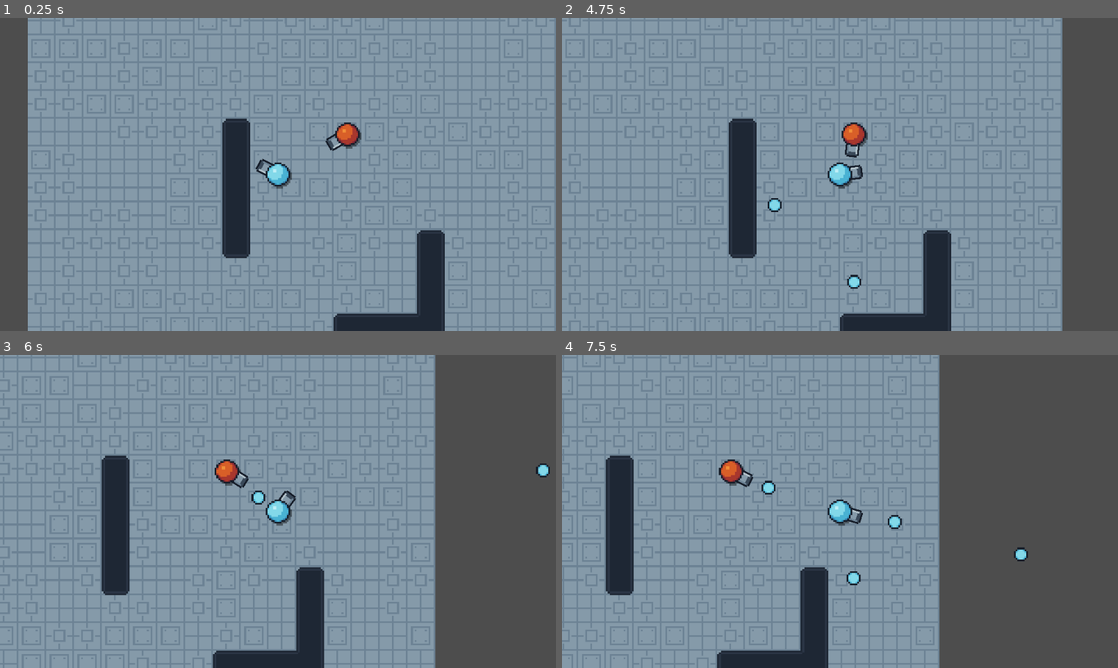
Above: before the commit, frames 1-4 (two rows, left to right).
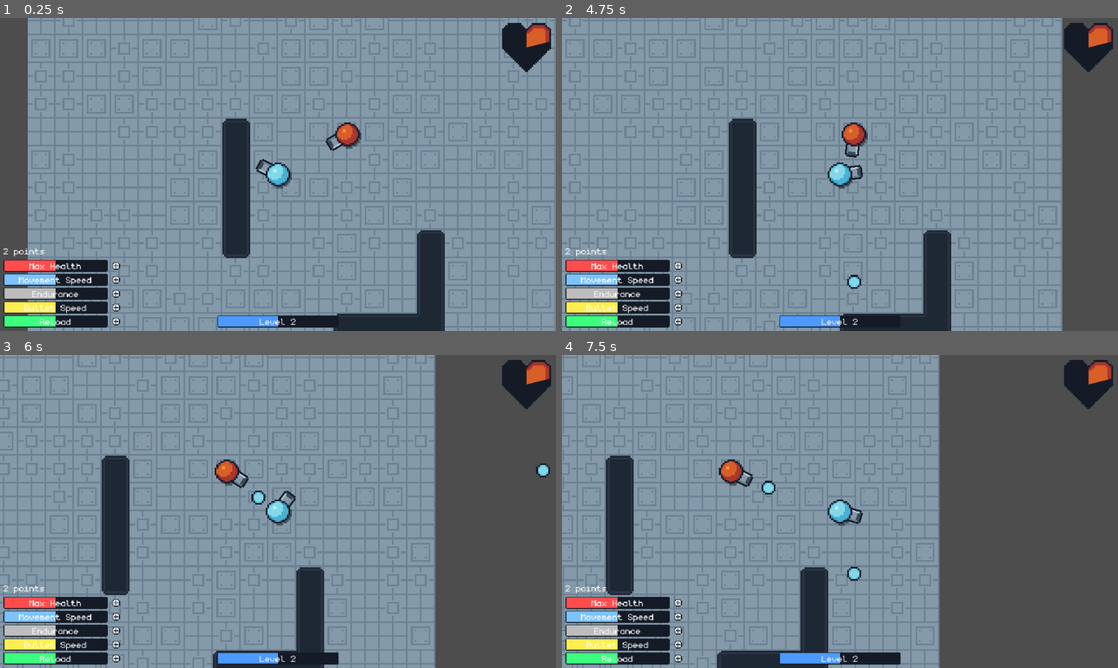
Above: after the commit, the same moments.

Repository: WirelessNine/Geometry-Shooter
Game: Godot game, scene res://scenes/main/game.tscn
Two runs of this game, one before a commit and one after it. Both use one fixed random seed, a clock stepped at 60 frames per second and the inputs below. Before the commit the project starts from res://scenes/main/world.tscn.
Inputs (mouse positions are in pixels of both pictures, inside the frame that each line leads up to):
- Up to frame 1 (0.25 s): no input
- Up to frame 2 (4.75 s): click (678, 265) at 0.52 s; click (678, 280) at 1.27 s; click (678, 293) at 2.02 s; click (678, 305) at 2.77 s; click (678, 321) at 3.52 s; tap Enter (ui_accept) at 4.25, 4.52 s; move the mouse to (962, 158) at 4.27 s; press the mouse at (962, 158) at 4.28 s; hold D (right) from 4.28 s (still down)
- Up to frame 3 (6 s): release D (right) at 5 s; release the mouse at (400, 495) at 5 s; drag from (166, 527) to (322, 502) at 5.02 s; move the mouse to (333, 442) at 5.77 s; hold D (right) from 5.78 s (still down); tap I at 5.85 s
- Up to frame 4 (7.5 s): release D (right) at 6.5 s; drag from (812, 574) to (673, 464) at 6.52 s; move the mouse to (1006, 558) at 7.27 s; press the mouse at (1006, 558) at 7.28 s; hold A (left) from 7.28 s (still down)

The runs differ from the first frame. In frame 1, 5.8% of the frame differs, in the area x 0-100%, y 1-99%; in frame 2, 5.6%; in frame 3, 5.5%; in frame 4, 6.1%.

Commit message:
Add HUD

Diff:
--- a/project.godot
+++ b/project.godot
@@ -11,7 +11,7 @@
 [application]
 
 config/name="Geometry-Shooter"
-run/main_scene="uid://cq5npwj1o3jw4"
+run/main_scene="uid://bvn1giramf7ti"
 config/features=PackedStringArray("4.7", "GL Compatibility")
 config/icon="res://icon.svg"
 
@@ -32,6 +32,7 @@
 window/size/window_height_override=720
 window/stretch/mode="canvas_items"
 window/stretch/aspect="expand"
+window/main_scene="uid://bvn1giramf7ti"
 
 [editor_plugins]
 
--- /dev/null
+++ b/resources/labels/default_settings.tres
@@ -0,0 +1,6 @@
+[gd_resource type="LabelSettings" format=3 uid="uid://7iv8y7rcm25r"]
+
+[ext_resource type="FontFile" uid="uid://cxt72jhnnqlwb" path="res://assets/fonts/monogram-extended.ttf" id="1_7i6do"]
+
+[resource]
+font = ExtResource("1_7i6do")
--- /dev/null
+++ b/resources/textures/ui/add_button.tres
@@ -0,0 +1,7 @@
+[gd_resource type="AtlasTexture" format=3 uid="uid://ca2way0rlbaym"]
+
+[ext_resource type="Texture2D" uid="uid://bmjcn332lypa0" path="res://assets/spritesheets/ui.png" id="1_fsann"]
+
+[resource]
+atlas = ExtResource("1_fsann")
+region = Rect2(3, 20, 9, 9)
--- /dev/null
+++ b/resources/textures/ui/add_button_disabled.tres
@@ -0,0 +1,7 @@
+[gd_resource type="AtlasTexture" format=3 uid="uid://3c0xxcwk86qu"]
+
+[ext_resource type="Texture2D" uid="uid://bmjcn332lypa0" path="res://assets/spritesheets/ui.png" id="1_2lay0"]
+
+[resource]
+atlas = ExtResource("1_2lay0")
+region = Rect2(19, 20, 9, 9)
--- /dev/null
+++ b/resources/textures/ui/heart_bg.tres
@@ -0,0 +1,7 @@
+[gd_resource type="AtlasTexture" format=3 uid="uid://bqbbae1g0pi6"]
+
+[ext_resource type="Texture2D" uid="uid://bmjcn332lypa0" path="res://assets/spritesheets/ui.png" id="1_q0nlx"]
+
+[resource]
+atlas = ExtResource("1_q0nlx")
+region = Rect2(32, 0, 32, 32)
--- /dev/null
+++ b/resources/textures/ui/heart_fil.tres
@@ -0,0 +1,7 @@
+[gd_resource type="AtlasTexture" format=3 uid="uid://dksbow5d76dkc"]
+
+[ext_resource type="Texture2D" uid="uid://bmjcn332lypa0" path="res://assets/spritesheets/ui.png" id="1_d2b4l"]
+
+[resource]
+atlas = ExtResource("1_d2b4l")
+region = Rect2(32, 32, 32, 32)
--- /dev/null
+++ b/resources/textures/ui/progress_bg.tres
@@ -0,0 +1,7 @@
+[gd_resource type="AtlasTexture" format=3 uid="uid://1jpyqgepyqv4"]
+
+[ext_resource type="Texture2D" uid="uid://bmjcn332lypa0" path="res://assets/spritesheets/ui.png" id="1_xuqbd"]
+
+[resource]
+atlas = ExtResource("1_xuqbd")
+region = Rect2(0, 0, 16, 16)
--- /dev/null
+++ b/resources/textures/ui/progress_fill.tres
@@ -0,0 +1,7 @@
+[gd_resource type="AtlasTexture" format=3 uid="uid://daffk4q1ymstx"]
+
+[ext_resource type="Texture2D" uid="uid://bmjcn332lypa0" path="res://assets/spritesheets/ui.png" id="1_1aslx"]
+
+[resource]
+atlas = ExtResource("1_1aslx")
+region = Rect2(16, 0, 16, 16)
--- a/scenes/bullets/basic_bullet.tscn
+++ b/scenes/bullets/basic_bullet.tscn
@@ -10,7 +10,6 @@
 collision_layer = 0
 script = ExtResource("1_rnx8j")
 damage = 5
-max_pierces = 10
 metadata/_custom_type_script = "uid://dyqlucbo7husr"
 
 [node name="Sprite2D" type="Sprite2D" parent="." unique_id=1233835429]
--- /dev/null
+++ b/scenes/main/game.tscn
@@ -0,0 +1,12 @@
+[gd_scene format=3 uid="uid://bvn1giramf7ti"]
+
+[ext_resource type="PackedScene" uid="uid://qtf83fswfkqi" path="res://scenes/ui/hud.tscn" id="1_e64el"]
+[ext_resource type="PackedScene" uid="uid://cq5npwj1o3jw4" path="res://scenes/main/world.tscn" id="1_ma5rq"]
+
+[node name="Game" type="Node" unique_id=1346863584]
+
+[node name="World" parent="." unique_id=1940027194 instance=ExtResource("1_ma5rq")]
+
+[node name="CanvasLayer" type="CanvasLayer" parent="." unique_id=237034036]
+
+[node name="HUD" parent="CanvasLayer" unique_id=1444111960 instance=ExtResource("1_e64el")]
--- /dev/null
+++ b/scenes/ui/hud.gd
@@ -0,0 +1 @@
+extends MarginContainer
--- /dev/null
+++ b/scenes/ui/hud.tscn
@@ -0,0 +1,255 @@
+[gd_scene format=3 uid="uid://qtf83fswfkqi"]
+
+[ext_resource type="Texture2D" uid="uid://1jpyqgepyqv4" path="res://resources/textures/ui/progress_bg.tres" id="1_0mwgc"]
+[ext_resource type="Texture2D" uid="uid://bqbbae1g0pi6" path="res://resources/textures/ui/heart_bg.tres" id="1_gss2c"]
+[ext_resource type="Script" uid="uid://b7c2kgxpvcop0" path="res://scenes/ui/hud.gd" id="1_h022r"]
+[ext_resource type="Texture2D" uid="uid://ca2way0rlbaym" path="res://resources/textures/ui/add_button.tres" id="2_8qguk"]
+[ext_resource type="LabelSettings" uid="uid://7iv8y7rcm25r" path="res://resources/labels/default_settings.tres" id="2_gss2c"]
+[ext_resource type="Texture2D" uid="uid://dksbow5d76dkc" path="res://resources/textures/ui/heart_fil.tres" id="2_h022r"]
+[ext_resource type="Texture2D" uid="uid://daffk4q1ymstx" path="res://resources/textures/ui/progress_fill.tres" id="2_hqnrr"]
+[ext_resource type="Texture2D" uid="uid://3c0xxcwk86qu" path="res://resources/textures/ui/add_button_disabled.tres" id="3_136eg"]
+
+[node name="HUD" type="MarginContainer" unique_id=1444111960]
+anchors_preset = 15
+anchor_right = 1.0
+anchor_bottom = 1.0
+grow_horizontal = 2
+grow_vertical = 2
+theme_override_constants/margin_left = 4
+theme_override_constants/margin_top = 4
+theme_override_constants/margin_right = 4
+theme_override_constants/margin_bottom = 4
+script = ExtResource("1_h022r")
+metadata/_edit_lock_ = true
+
+[node name="HealthBar" type="TextureProgressBar" parent="." unique_id=963711170]
+layout_mode = 2
+size_flags_horizontal = 8
+size_flags_vertical = 0
+offset_transform_enabled = true
+offset_transform_position = Vector2(-14, 14)
+offset_transform_scale = Vector2(2, 2)
+value = 21.0
+fill_mode = 4
+texture_under = ExtResource("1_gss2c")
+texture_progress = ExtResource("2_h022r")
+
+[node name="LevelBar" type="TextureProgressBar" parent="." unique_id=1567807583]
+custom_minimum_size = Vector2(140, 14)
+layout_mode = 2
+size_flags_horizontal = 4
+size_flags_vertical = 8
+value = 50.0
+nine_patch_stretch = true
+stretch_margin_left = 2
+stretch_margin_top = 2
+stretch_margin_right = 2
+stretch_margin_bottom = 2
+texture_under = ExtResource("1_0mwgc")
+texture_progress = ExtResource("2_hqnrr")
+tint_progress = Color(0.3, 0.60333335, 1, 1)
+
+[node name="LevelLabel" type="Label" parent="LevelBar" unique_id=1527615129]
+layout_mode = 1
+anchors_preset = 15
+anchor_right = 1.0
+anchor_bottom = 1.0
+grow_horizontal = 2
+grow_vertical = 2
+text = "Level 2"
+label_settings = ExtResource("2_gss2c")
+horizontal_alignment = 1
+vertical_alignment = 1
+
+[node name="UpgradesVBox" type="VBoxContainer" parent="." unique_id=2133562526]
+layout_mode = 2
+size_flags_horizontal = 0
+size_flags_vertical = 8
+
+[node name="Points" type="Label" parent="UpgradesVBox" unique_id=427268536]
+layout_mode = 2
+text = "2 points"
+label_settings = ExtResource("2_gss2c")
+
+[node name="UpgradesGrid" type="GridContainer" parent="UpgradesVBox" unique_id=2061639194]
+layout_mode = 2
+size_flags_horizontal = 0
+size_flags_vertical = 8
+theme_override_constants/h_separation = 2
+theme_override_constants/v_separation = 2
+columns = 2
+
+[node name="MaxHealthBar" type="TextureProgressBar" parent="UpgradesVBox/UpgradesGrid" unique_id=563403397]
+custom_minimum_size = Vector2(120, 14)
+layout_mode = 2
+value = 50.0
+nine_patch_stretch = true
+stretch_margin_left = 2
+stretch_margin_top = 2
+stretch_margin_right = 2
+stretch_margin_bottom = 2
+texture_under = ExtResource("1_0mwgc")
+texture_progress = ExtResource("2_hqnrr")
+tint_progress = Color(1, 0.3, 0.3, 1)
+
+[node name="Label" type="Label" parent="UpgradesVBox/UpgradesGrid/MaxHealthBar" unique_id=819469808]
+layout_mode = 1
+anchors_preset = 15
+anchor_right = 1.0
+anchor_bottom = 1.0
+grow_horizontal = 2
+grow_vertical = 2
+text = "Max Health"
+label_settings = ExtResource("2_gss2c")
+horizontal_alignment = 1
+vertical_alignment = 1
+
+[node name="TextureButton" type="TextureButton" parent="UpgradesVBox/UpgradesGrid" unique_id=1988242432]
+custom_minimum_size = Vector2(15, 0)
+layout_mode = 2
+size_flags_horizontal = 0
+texture_normal = ExtResource("2_8qguk")
+texture_pressed = ExtResource("2_8qguk")
+texture_hover = ExtResource("2_8qguk")
+texture_disabled = ExtResource("3_136eg")
+stretch_mode = 3
+
+[node name="MovementSpeedBar" type="TextureProgressBar" parent="UpgradesVBox/UpgradesGrid" unique_id=1569972294]
+custom_minimum_size = Vector2(120, 14)
+layout_mode = 2
+value = 50.0
+nine_patch_stretch = true
+stretch_margin_left = 2
+stretch_margin_top = 2
+stretch_margin_right = 2
+stretch_margin_bottom = 2
+texture_under = ExtResource("1_0mwgc")
+texture_progress = ExtResource("2_hqnrr")
+tint_progress = Color(0.49, 0.76199996, 1, 1)
+
+[node name="Label" type="Label" parent="UpgradesVBox/UpgradesGrid/MovementSpeedBar" unique_id=1422912262]
+layout_mode = 1
+anchors_preset = 15
+anchor_right = 1.0
+anchor_bottom = 1.0
+grow_horizontal = 2
+grow_vertical = 2
+text = "Movement Speed"
+label_settings = ExtResource("2_gss2c")
+horizontal_alignment = 1
+vertical_alignment = 1
+
+[node name="TextureButton2" type="TextureButton" parent="UpgradesVBox/UpgradesGrid" unique_id=327466108]
+custom_minimum_size = Vector2(15, 0)
+layout_mode = 2
+size_flags_horizontal = 0
+texture_normal = ExtResource("2_8qguk")
+texture_pressed = ExtResource("2_8qguk")
+texture_hover = ExtResource("2_8qguk")
+texture_disabled = ExtResource("3_136eg")
+stretch_mode = 3
+
+[node name="EnduranceBar" type="TextureProgressBar" parent="UpgradesVBox/UpgradesGrid" unique_id=418533945]
+custom_minimum_size = Vector2(120, 14)
+layout_mode = 2
+value = 50.0
+nine_patch_stretch = true
+stretch_margin_left = 2
+stretch_margin_top = 2
+stretch_margin_right = 2
+stretch_margin_bottom = 2
+texture_under = ExtResource("1_0mwgc")
+texture_progress = ExtResource("2_hqnrr")
+tint_progress = Color(0.74, 0.74, 0.74, 1)
+
+[node name="Label" type="Label" parent="UpgradesVBox/UpgradesGrid/EnduranceBar" unique_id=1977396186]
+layout_mode = 1
+anchors_preset = 15
+anchor_right = 1.0
+anchor_bottom = 1.0
+grow_horizontal = 2
+grow_vertical = 2
+text = "Endurance"
+label_settings = ExtResource("2_gss2c")
+horizontal_alignment = 1
+vertical_alignment = 1
+
+[node name="TextureButton3" type="TextureButton" parent="UpgradesVBox/UpgradesGrid" unique_id=1028181890]
+custom_minimum_size = Vector2(15, 0)
+layout_mode = 2
+size_flags_horizontal = 0
+texture_normal = ExtResource("2_8qguk")
+texture_pressed = ExtResource("2_8qguk")
+texture_hover = ExtResource("2_8qguk")
+texture_disabled = ExtResource("3_136eg")
+stretch_mode = 3
+
+[node name="BulletSpeedBar" type="TextureProgressBar" parent="UpgradesVBox/UpgradesGrid" unique_id=351129093]
+custom_minimum_size = Vector2(120, 14)
+layout_mode = 2
+value = 50.0
+nine_patch_stretch = true
+stretch_margin_left = 2
+stretch_margin_top = 2
+stretch_margin_right = 2
+stretch_margin_bottom = 2
+texture_under = ExtResource("1_0mwgc")
+texture_progress = ExtResource("2_hqnrr")
+tint_progress = Color(1, 0.931, 0.31, 1)
+
+[node name="Label" type="Label" parent="UpgradesVBox/UpgradesGrid/BulletSpeedBar" unique_id=721644428]
+layout_mode = 1
+anchors_preset = 15
+anchor_right = 1.0
+anchor_bottom = 1.0
+grow_horizontal = 2
+grow_vertical = 2
+text = "Bullet Speed"
+label_settings = ExtResource("2_gss2c")
+horizontal_alignment = 1
+vertical_alignment = 1
+
+[node name="TextureButton4" type="TextureButton" parent="UpgradesVBox/UpgradesGrid" unique_id=983524474]
+custom_minimum_size = Vector2(15, 0)
+layout_mode = 2
+size_flags_horizontal = 0
+texture_normal = ExtResource("2_8qguk")
+texture_pressed = ExtResource("2_8qguk")
+texture_hover = ExtResource("2_8qguk")
+texture_disabled = ExtResource("3_136eg")
+stretch_mode = 3
+
+[node name="ReloadBar" type="TextureProgressBar" parent="UpgradesVBox/UpgradesGrid" unique_id=1495742736]
+custom_minimum_size = Vector2(120, 14)
+layout_mode = 2
+value = 50.0
+nine_patch_stretch = true
+stretch_margin_left = 2
+stretch_margin_top = 2
+stretch_margin_right = 2
+stretch_margin_bottom = 2
+texture_under = ExtResource("1_0mwgc")
+texture_progress = ExtResource("2_hqnrr")
+tint_progress = Color(0.24000001, 1, 0.49333346, 1)
+
+[node name="Label" type="Label" parent="UpgradesVBox/UpgradesGrid/ReloadBar" unique_id=2097026170]
+layout_mode = 1
+anchors_preset = 15
+anchor_right = 1.0
+anchor_bottom = 1.0
+grow_horizontal = 2
+grow_vertical = 2
+text = "Reload"
+label_settings = ExtResource("2_gss2c")
+horizontal_alignment = 1
+vertical_alignment = 1
+
+[node name="TextureButton5" type="TextureButton" parent="UpgradesVBox/UpgradesGrid" unique_id=715274256]
+custom_minimum_size = Vector2(15, 0)
+layout_mode = 2
+size_flags_horizontal = 0
+texture_normal = ExtResource("2_8qguk")
+texture_pressed = ExtResource("2_8qguk")
+texture_hover = ExtResource("2_8qguk")
+texture_disabled = ExtResource("3_136eg")
+stretch_mode = 3
Binary file added: assets/fonts/monogram-extended.ttf
Not shown, added: assets/fonts/monogram-extended.ttf.import
Binary file added: assets/spritesheets/ui.png
Not shown, added: assets/spritesheets/ui.png.import
Not shown, added: scenes/ui/hud.gd.uid
Not shown, changed: kanban_tasks_data.kanban
